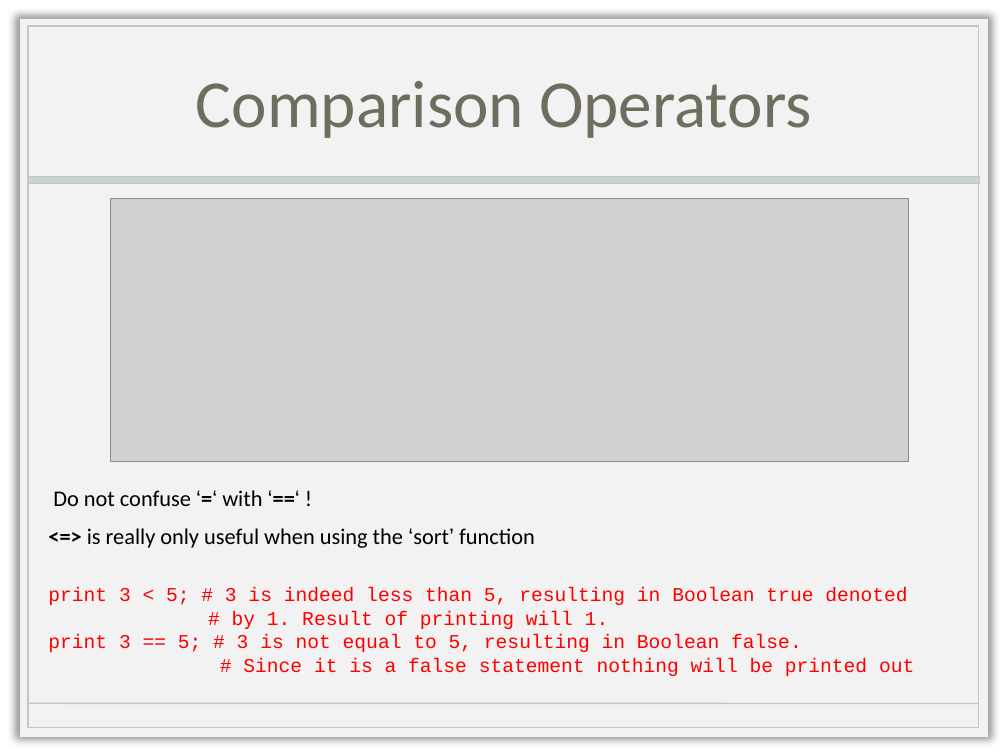
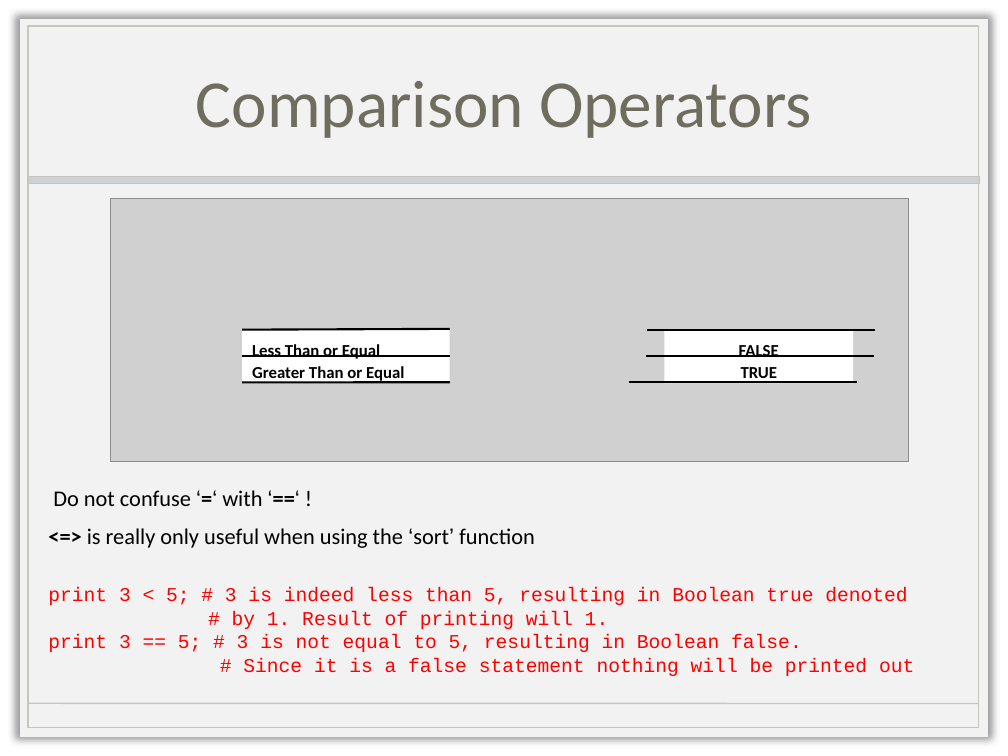
Before and after one commit to rolandkrause/isb101, a slide deck: slide 34 of Perl/2015-01-05_Perl1.pptx. Drawn at 1008x756 pixels with LibreOffice and Linux fonts; fonts in the diff are those of the drawing; grey boxes stand for pictures; background and template pictures are left out. Boxes give left, top, right and bottom in pixels: in the first picture for what was removed or moved away, otherwise in the second. Text is boxed around its words. In the diff, an @@ line names an element or a change of style, - is before the commit and + after.

```diff
--- a/Perl/2015-01-05_Perl1.pptx
+++ b/Perl/2015-01-05_Perl1.pptx
@@ line added from (242, 330) to (450, 329), #000000 1.5 pt @@
@@ rectangle added at (242,330,450,383), fill #FFFFFF, 12 pt, text #000000, bold @@
+Less Than or Equal
+Greater Than or Equal
@@ line added from (242, 356) to (450, 356), #000000 1.5 pt @@
@@ line added from (646, 356) to (874, 356), #000000 1.5 pt @@
@@ line added from (647, 331) to (875, 331), #000000 1.5 pt @@
@@ rectangle added at (664,330,853,383), fill #FFFFFF, 12 pt, text #000000, bold @@
+FALSE
+TRUE
@@ line added from (242, 382) to (450, 382), #000000 1.5 pt @@
@@ line added from (629, 382) to (858, 382), #000000 1.5 pt @@
```
Also in this commit, not shown: 2 other slides changed, 30 other files.
